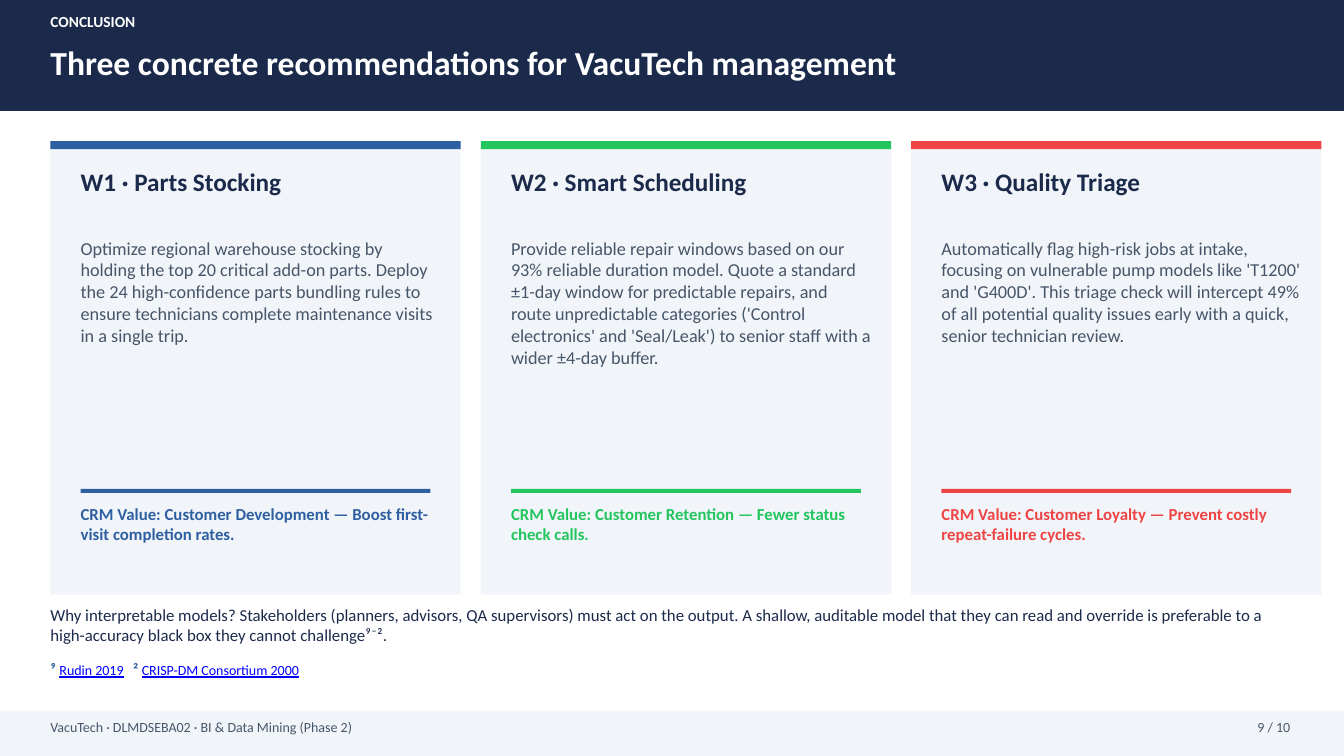
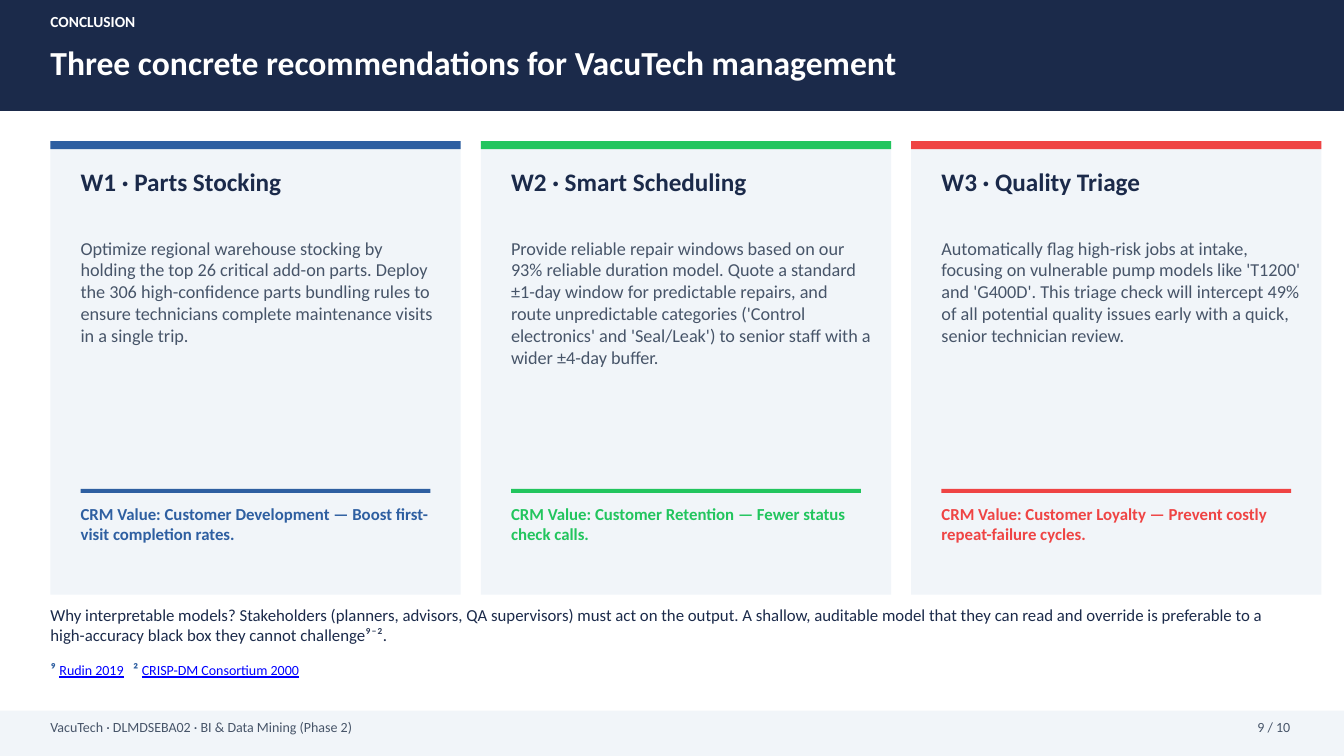
Before and after one commit to jaysplen/bi1_project_v3, a slide deck: slide 9 of PRESENTATION.pptx. Drawn at 1344x756 pixels with LibreOffice and Linux fonts; fonts in the diff are those of the drawing. Boxes give left, top, right and bottom in pixels: in the first picture for what was removed or moved away, otherwise in the second. Text is boxed around its words. In the diff, an @@ line names an element or a change of style, - is before the commit and + after.

Commit message:
Update W1 to analyze all repairs completely independently of PM flag

```diff
--- a/PRESENTATION.pptx
+++ b/PRESENTATION.pptx
@@ text at [81, 242, 433, 345]: text changed @@
-Optimize regional warehouse stocking by holding the top 20 critical add-on parts. Deploy the 24 high-confidence parts bundling rules to ensure technicians complete maintenance visits in a single trip.
+Optimize regional warehouse stocking by holding the top 26 critical add-on parts. Deploy the 306 high-confidence parts bundling rules to ensure technicians complete maintenance visits in a single trip.
```
Also in this commit, not shown: 3 other slides changed, 13 other files.
